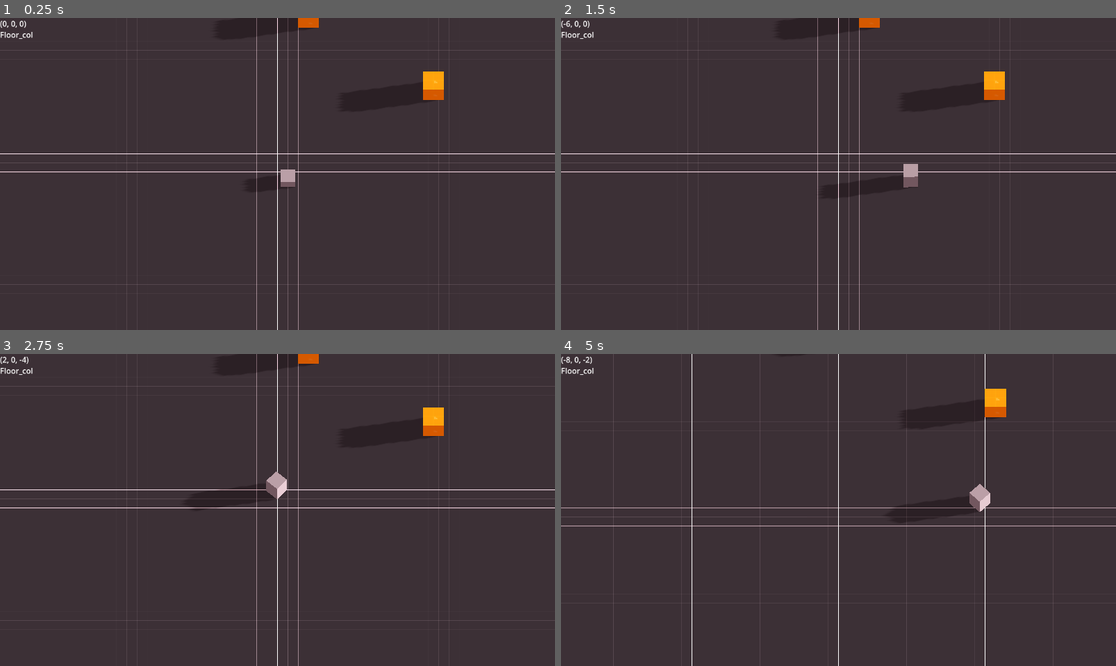
Above: before the commit, frames 1-4 (two rows, left to right).
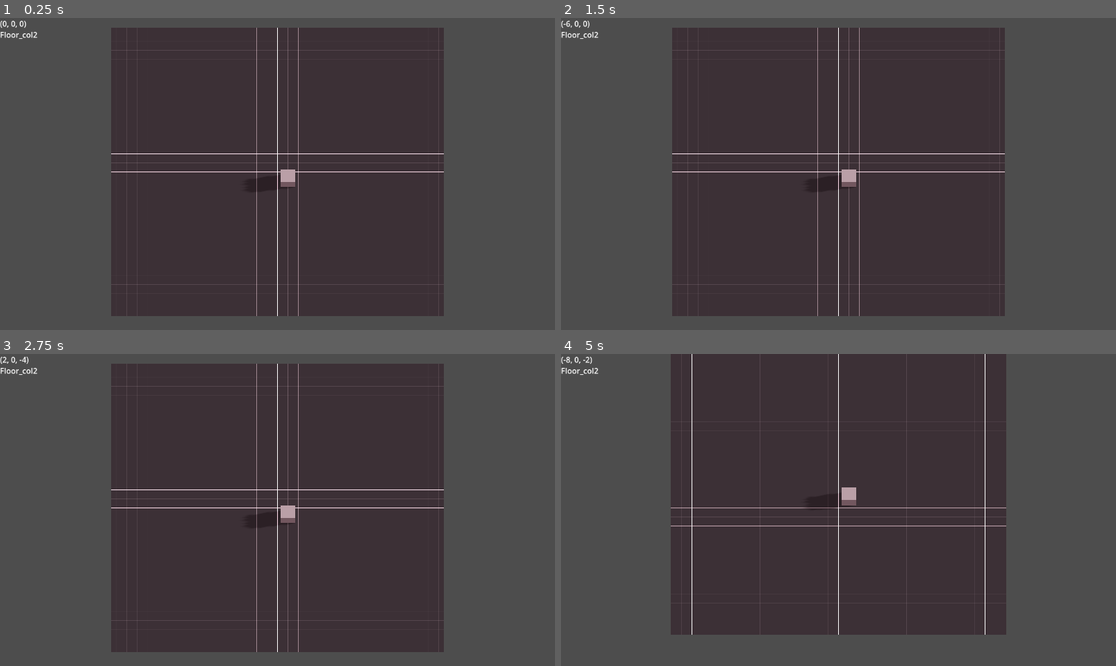
Above: after the commit, the same moments.

Repository: jorie100/Lander
Game: Godot game, scene res://scenes/DebugScene.tscn
Two runs of this game, one before a commit and one after it. Both use one fixed random seed, a clock stepped at 60 frames per second and the inputs below.
Inputs (mouse positions are in pixels of both pictures, inside the frame that each line leads up to):
- Up to frame 1 (0.25 s): no input
- Up to frame 2 (1.5 s): tap Enter at 0.5 s; move the mouse to (960, 158) at 0.52 s; press the mouse at (960, 158) at 0.53 s; right-click (960, 158) at 0.8 s; move the mouse to (727, 189) at 1.27 s; release the mouse at (727, 189) at 1.28 s; right-click (727, 189) at 1.35 s
- Up to frame 3 (2.75 s): click (166, 525) at 1.55 s; move the mouse to (333, 441) at 2.02 s; press the mouse at (333, 441) at 2.03 s; right-click (333, 441) at 2.3 s
- Up to frame 4 (5 s): move the mouse to (810, 572) at 2.77 s; release the mouse at (810, 572) at 2.78 s; tap Mouse wheel down (cam_zoom_down) at 2.85 s; click (810, 572) at 3.05 s; move the mouse to (1005, 556) at 3.52 s; tap Mouse wheel up (cam_zoom_up) at 3.6 s; right-click (1005, 556) at 3.8 s; move the mouse to (672, 463) at 4.27 s; tap S (camera_down) at 4.35 s; click (672, 463) at 4.55 s

The runs differ from the first frame. In frame 1, 44% of the frame differs, in the area x 0-100%, y 0-100%; in frame 2, 45%; in frame 3, 45%; in frame 4, 46%.
Error after the commit: Invalid access to property or key 'world_generated' on a base object of type 'Node (world_generator.gd)'. (res://scripts/world/world.gd:24)

Commit message:
Structure construction changed

Diff:
--- a/scenes/DebugScene.tscn
+++ b/scenes/DebugScene.tscn
@@ -11,8 +11,9 @@
 [ext_resource type="Material" uid="uid://cqlp7kufgqtba" path="res://assets/materials/structures/preview_buildable.tres" id="5_xxv2k"]
 [ext_resource type="Material" uid="uid://bopvtyrfl120p" path="res://assets/materials/structures/preview_not_buildable.tres" id="6_bchxv"]
 [ext_resource type="PackedScene" uid="uid://0n25bdi0ds4f" path="res://scenes/player/Player.tscn" id="7_1qfo7"]
+[ext_resource type="Script" path="res://scripts/world/structures_container.gd" id="8_g41cv"]
 
-[sub_resource type="ArrayMesh" id="ArrayMesh_omxlp"]
+[sub_resource type="ArrayMesh" id="ArrayMesh_tksk0"]
 _surfaces = [{
 "aabb": AABB(-8, 0, -8, 16, 1e-05, 16),
 "attribute_data": PackedByteArray(0, 0, 0, 0, 0, 0, 0, 0, 0, 0, 128, 63, 0, 0, 0, 0, 0, 0, 128, 63, 0, 0, 128, 63, 0, 0, 0, 0, 0, 0, 128, 63),
@@ -36,12 +37,12 @@
 
 [node name="DebugScene" type="Node"]
 
-[node name="World" parent="." node_paths=PackedStringArray("preview_container", "structures_container", "world_generator") instance=ExtResource("1_858cd")]
+[node name="World" parent="." node_paths=PackedStringArray("preview_container", "structures_container", "world_generator", "main_camera") instance=ExtResource("1_858cd")]
 world_settings = ExtResource("2_4qcrx")
-current_structure = ExtResource("3_srluh")
 preview_container = NodePath("PreviewContainer")
 structures_container = NodePath("StructuresContainer")
 world_generator = NodePath("WorldGenerator")
+main_camera = NodePath("../MainCamera")
 
 [node name="WorldGenerator" type="Node" parent="World" node_paths=PackedStringArray("structures_container")]
 script = ExtResource("4_f2ikr")
@@ -54,15 +55,16 @@
 not_buildable_material = ExtResource("6_bchxv")
 
 [node name="StructuresContainer" type="Node" parent="World"]
+script = ExtResource("8_g41cv")
 
 [node name="Floor" parent="." instance=ExtResource("1_16ih5")]
-mesh = SubResource("ArrayMesh_omxlp")
+mesh = SubResource("ArrayMesh_tksk0")
 material = ExtResource("4_ip3fi")
 
 [node name="Floor_col" type="StaticBody3D" parent="Floor"]
 
 [node name="CollisionShape3D" type="CollisionShape3D" parent="Floor/Floor_col"]
-shape = SubResource("ConcavePolygonShape3D_p4hdp")
+shape = SubResource("ConcavePolygonShape3D_clfng")
 
 [node name="MainCamera" parent="." instance=ExtResource("4_gwgv0")]
 transform = Transform3D(1, 0, 0, 0, 0.5, 0.866025, 0, -0.866025, 0.5, 0, 90, 52.0788)
@@ -91,10 +93,5 @@
 [connection signal="world_generated" from="World" to="Floor" method="_on_world_generator_world_generated"]
 [connection signal="world_generated" from="World" to="Player" method="_on_world_generator_world_generated"]
 [connection signal="build_mode_toggled" from="MainCamera" to="World/PreviewContainer" method="_on_main_camera_build_mode_toggled"]
-[connection signal="builded" from="MainCamera" to="World" method="_on_main_camera_builded"]
-[connection signal="builded" from="MainCamera" to="World/PreviewContainer" method="_on_main_camera_builded"]
-[connection signal="destroyed" from="MainCamera" to="World" method="_on_main_camera_destroyed"]
-[connection signal="player_moved" from="MainCamera" to="Player" method="_on_main_camera_player_moved"]
 [connection signal="structure_changed" from="MainCamera" to="World" method="_on_main_camera_structure_changed"]
 [connection signal="structure_changed" from="MainCamera" to="World/PreviewContainer" method="_on_main_camera_structure_changed"]
-[connection signal="structure_clicked" from="MainCamera" to="World" method="_on_main_camera_structure_clicked"]
--- a/scripts/player/main_camera.gd
+++ b/scripts/player/main_camera.gd
@@ -1,10 +1,12 @@
 extends Camera3D
 
-signal builded(build_position: Vector3, is_preview: bool)
-signal destroyed(destroy_position: Vector3, collided_structure: CollisionObject3D)
+signal structure_previewed(build_position: Vector3, build_structure: StructureData)
+signal structure_builded(build_position: Vector3, build_structure: StructureData)
+signal structure_destroyed(collided_structure: CollisionObject3D)
+signal structure_selected(collided_structure: CollisionObject3D)
 
-signal player_moved(target_position: Vector3)
-signal structure_clicked(collided_structure: CollisionObject3D)
+#signal player_moved(target_position: Vector3)
+#signal structure_clicked(collided_structure: CollisionObject3D)
 signal build_mode_toggled(is_building: bool, structure: StructureData)
 signal structure_changed(structure: StructureData)
 
@@ -56,15 +58,13 @@
 					mouse_3d_position.x += -1
 				if mouse_3d_position.z < 0:
 					mouse_3d_position.z += -1
-				builded.emit(mouse_3d_position, false)
+				#builded.emit(mouse_3d_position, false)
+				structure_builded.emit(mouse_3d_position, current_structure)
 
 		if Input.is_action_just_pressed("destroy"):
 			var raycast_result_collider = raycast_from_camera(4)
 			if raycast_result_collider:
-				var mouse_3d_position = raycast_result_collider.get("collider").global_position
-				raycast_result_collider.get("collider").queue_free()
-				print(mouse_3d_position)
-				destroyed.emit(mouse_3d_position, raycast_result_collider.get("collider"))
+				structure_destroyed.emit(raycast_result_collider.get("collider"))
 	else:
 		if Input.is_action_just_pressed("move_player"):
 			var raycast_result = raycast_from_camera(-1)
@@ -75,9 +75,10 @@
 						mouse_3d_position.x += -1
 					if mouse_3d_position.z < 0:
 						mouse_3d_position.z += -1
-					player_moved.emit(mouse_3d_position)
+					#player_moved.emit(mouse_3d_position)
 				if raycast_result.get("collider").collision_layer == 4:
-					structure_clicked.emit(raycast_result.get("collider"))
+					pass
+					#structure_clicked.emit(raycast_result.get("collider"))
 
 # Utility function to rotate around the Y-axis
 #func rotate_y(angle):
@@ -108,7 +109,8 @@
 			if mouse_3d_position.z < 0:
 				mouse_3d_position.z += -1
 			if raycast_result.get("collider").collision_layer == 1:
-				builded.emit(mouse_3d_position, true)
+				pass
+				#builded.emit(mouse_3d_position, true)
 
 	if Input.is_action_just_released("cam_zoom_down") and camera_zoom < 50:
 		camera_zoom += 100 * delta * (camera_zoom/20)
--- a/scripts/resources/structure_data.gd
+++ b/scripts/resources/structure_data.gd
@@ -2,7 +2,7 @@
 class_name StructureData
 
 @export var structure_name: String = ""  ## The name of the structure
-@export var structure_position: Vector3 = Vector3(0, 0, 0)  ## The origin position of the structure on the world grid
+@export var structure_position: Vector2i = Vector2i(0, 0)  ## The origin position of the structure on the world grid
 @export var structure_shape: Array[Vector2i] = []  ## Array to define the shape of the structure
 @export var structure_scene: PackedScene  ## The associated scene for the structure
 #@export var data: Dictionary = {}  ## Additional data specific to the structure
--- a/scripts/resources/world_data.gd
+++ b/scripts/resources/world_data.gd
@@ -4,10 +4,8 @@
 signal world_changed(world: WorldData)
 
 @export var structures: Array[StructureData] = []
-@export var entities: Array = []
 
 var astar_grid: AStarGrid2D: set = set_astar_grid
-#var world_points: Array
 
 func _init(world_settings: WorldSettings):
 	set_width(world_settings.width)
@@ -24,47 +22,43 @@
 	set_world_seed(world_settings.world_seed)
 
 # Additional functions to handle interactions with structures
-func get_structure_at_position(position: Vector2) -> StructureData:
-	for structure in structures:
-		if structure.is_point_in_shape(position):
-			return structure
-	return null
-
+# func get_structure_at_position(position: Vector2) -> StructureData:
+# 	for structure in structures:
+# 		if structure.is_point_in_shape(position):
+# 			return structure
+# 	return null
 
 func is_world_point_solid(x: int, y: int) -> bool:
 	return astar_grid.is_point_solid(Vector2i(x, y))
-
 
 func set_world_point(x: int, y: int, solid: bool) -> void:
 	astar_grid.set_point_solid(Vector2i(x,y),solid)
 	world_changed.emit(self)
 
-# Function to build and add a structure to the world
-func add_structure_at(x: int, y: int, structure: StructureData):
+func is_world_structure_solid(x: int, y: int, structure: StructureData) -> bool:
+	for point in structure.structure_shape:
+		if is_world_point_solid(x + point.x, y + point.y):
+			return true
+	return false
+
+func add_structure(x: int, y: int, structure: StructureData):
 	var new_structure: StructureData = structure.duplicate()
-	new_structure.structure_position = Vector3(x, floor_height + 0.5, y)
+	new_structure.structure_position = Vector2(x, y)
 	for index in new_structure.structure_shape.size():
 		new_structure.structure_shape[index] += Vector2i(int(x), int(y))
 		set_world_point(new_structure.structure_shape[index].x, new_structure.structure_shape[index].y, true)
 	structures.append(new_structure)
 
-# Modify data
-func add_structure(structure: StructureData):
-	structures.append(structure)
-	for index in structure.structure_shape.size():
-		set_world_point(structure.structure_shape[index].x, structure.structure_shape[index].y, true)
-	world_changed.emit(self)
+# func add_structure(structure: StructureData):
+# 	structures.append(structure)
+# 	for index in structure.structure_shape.size():
+# 		set_world_point(structure.structure_shape[index].x, structure.structure_shape[index].y, true)
+# 	world_changed.emit(self)
 
 func remove_structure(index: int):
+	for point in structures[index].structure_shape:
+		set_world_point(point.x, point.y, false)
 	structures.remove_at(index)
-	world_changed.emit(self)
-
-func add_entity(entity):
-	entities.append(entity)
-	world_changed.emit(self)
-
-func remove_entity(entity):
-	entities.erase(entity)
 	world_changed.emit(self)
 
 # Setters and getters
--- a/scripts/world/structures/default.tres
+++ b/scripts/world/structures/default.tres
@@ -6,6 +6,6 @@
 [resource]
 script = ExtResource("1_v1yg6")
 structure_name = "Default"
-structure_position = Vector3(0, 0, 0)
+structure_position = Vector2i(0, 0)
 structure_shape = Array[Vector2i]([Vector2i(0, 0), Vector2i(1, 0), Vector2i(0, 1), Vector2i(1, 1)])
 structure_scene = ExtResource("2_8fadv")
--- /dev/null
+++ b/scripts/world/structures_container.gd
@@ -0,0 +1,7 @@
+extends Node
+
+# Build in structure container
+func build_structure(build_position: Vector3, structure: StructureData) -> void:
+	var new_structure_scene = structure.structure_scene.instantiate()
+	self.add_child(new_structure_scene)
+	new_structure_scene.global_position = build_position + Vector3(0.0, 0.5, 0.0)
--- a/scripts/world/world.gd
+++ b/scripts/world/world.gd
@@ -1,6 +1,7 @@
 extends Node3D
 
 signal new_world_started(world_settings: WorldSettings)
+
 signal world_generated(world: WorldData)
 signal built_checked(is_buildable: bool)
 signal structure_clicked(structure: StructureData)
@@ -8,52 +9,47 @@
 # Settings del mundo
 @export_category("WorldSettings")
 @export var world_settings: WorldSettings
-@export var current_structure: StructureData
 
 @export_category("WorldNodes")
 @export var preview_container: Node3D
 @export var structures_container: Node
 @export var world_generator: Node
 
+@export_category("ExternalNodes")
+@export var main_camera: Node
+
 var world: WorldData
 
 func _ready() -> void:
-	world_generator.new_world_generated.connect(_on_new_world_generated)
+	world_generator.world_generated.connect(_on_world_generated)
 	new_world_started.emit(world_settings)
 
-func _on_new_world_generated(world_data: WorldData):
+	if "build_structure" in structures_container:
+		main_camera.structure_previewed.connect(_on_structure_previewed)
+		main_camera.structure_builded.connect(_on_structure_builded)
+		main_camera.structure_destroyed.connect(_on_structure_destroyed)
+		main_camera.structure_selected.connect(_on_structure_selected)
+
+func _on_world_generated(world_data: WorldData):
 	world = world_data
 	world_generated.emit(world)
 
-func build_structure(x: int, y:int, structure: StructureData) -> void:
-	#var new_structure: StructureData = structure.duplicate()
-	var new_structure_scene = structure.structure_scene.instantiate()
-	structures_container.add_child(new_structure_scene)
-	new_structure_scene.global_position = Vector3(x, world.floor_height + 0.5, y)
-
-func _on_main_camera_builded(build_position: Vector3, is_preview: bool):
-	build_position = Vector3i(build_position)
-	var is_solid: bool = false
-	for point in current_structure.structure_shape:
-		if world.is_world_point_solid(int(build_position.x) + point.x, int(build_position.z) + point.y):
-			is_solid = true
-			break
-	built_checked.emit(!is_solid)
-	if not is_preview:
-		if not is_solid:
-			world.add_structure_at(int(build_position.x), int(build_position.z), current_structure)
-			build_structure(int(build_position.x), int(build_position.z), current_structure)
-
-func _on_main_camera_destroyed(destroy_position: Vector3, collided_structure: CollisionObject3D):
-	destroy_position = Vector3i(destroy_position)
-	if world.is_world_point_solid(int(destroy_position.x), int(destroy_position.z)):
-		var structure_index = collided_structure.get_index()
-		for point in world.structures[structure_index].structure_shape:
-			world.set_world_point(point.x, point.y, false)
-		world.remove_structure(structure_index)
-
-func _on_main_camera_structure_changed(structure):
-	current_structure = structure
-
 func _on_main_camera_structure_clicked(collided_structure: CollisionObject3D):
 	structure_clicked.emit(world.structures[collided_structure.get_index()])
+
+func _on_structure_previewed(build_position: Vector3, build_structure: StructureData):
+	pass
+
+func _on_structure_selected(collided_structure: CollisionObject3D):
+	pass
+
+func _on_structure_builded(build_position: Vector3, build_structure: StructureData):
+	build_position = Vector3i(build_position)
+	if not world.is_world_structure_solid(int(build_position.x), int(build_position.z), build_structure):
+		world.add_structure(int(build_position.x), int(build_position.z), build_structure)
+		structures_container.build_structure(Vector3(build_position.x, world.floor_height, build_position.z), build_structure)
+
+func _on_structure_destroyed(collided_structure: CollisionObject3D):
+	var structure_index = collided_structure.get_index()
+	world.remove_structure(structure_index)
+	structures_container.remove_child(collided_structure)
Not shown: 2 places in scenes/DebugScene.tscn that only renumber resources
